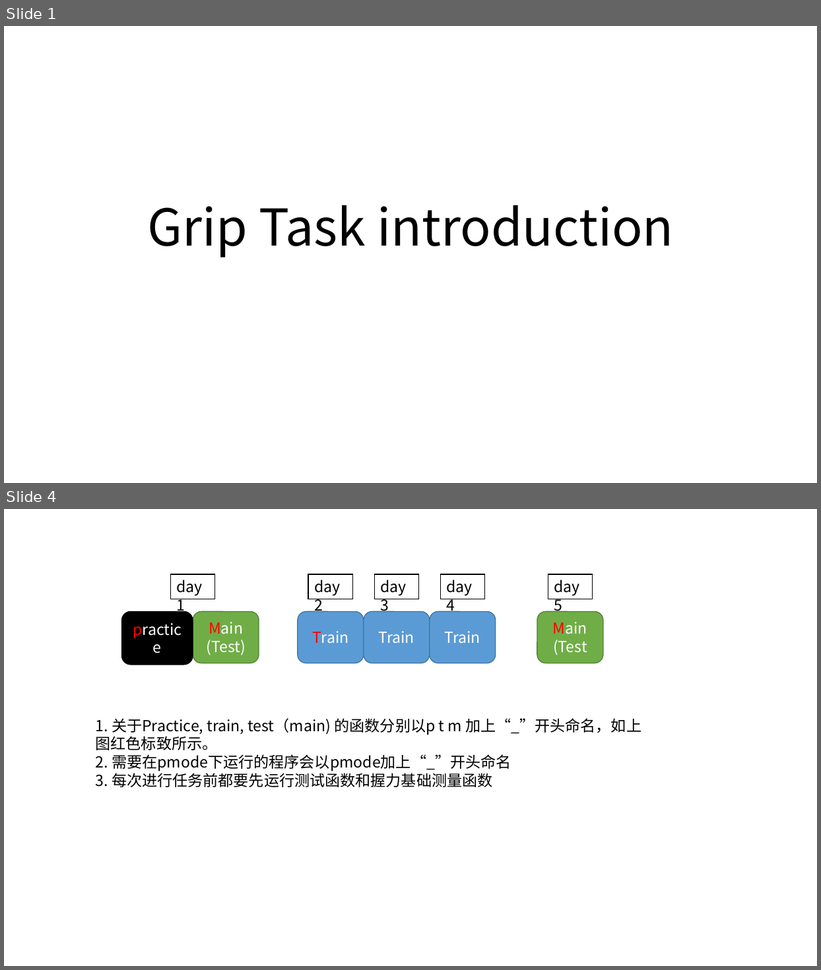
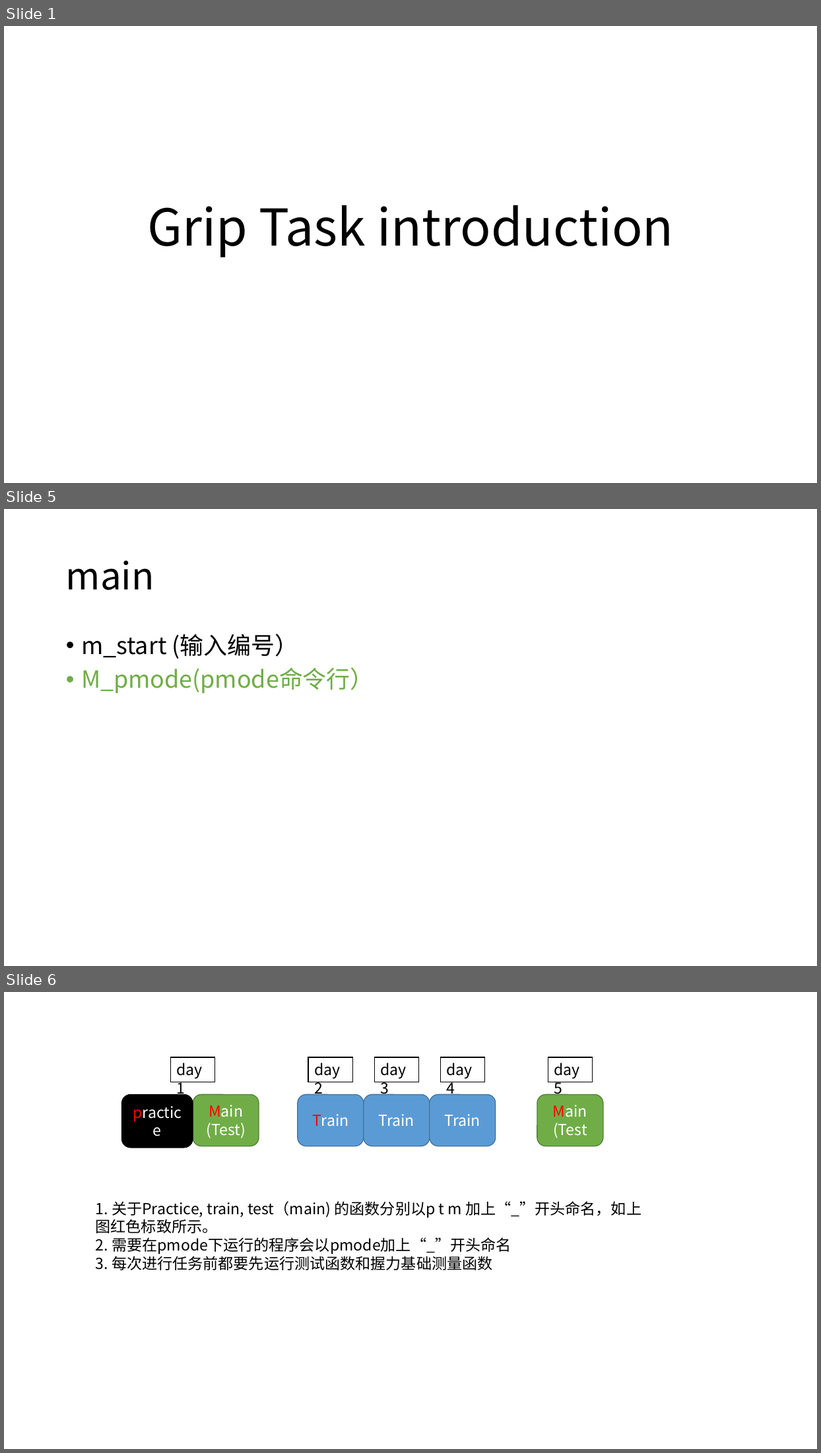
Before and after one commit to brainwatcher/grip4.0, a slide deck: preparation/grip Task introduction.pptx. Shown one above the other, each under a label of ours: slides 1 and 4 before the commit, slides 1, 5 and 6 after it; the slides between them are not shown. The pictures are 821x970 and 821x1453 pixels, drawn with LibreOffice and Linux fonts; fonts in the diff are those of the drawing. Boxes give left, top, right and bottom in pixels: in the first picture for what was removed or moved away, otherwise in the second. Text is boxed around its words. In the diff, an @@ line names an element or a change of style, - is before the commit and + after.

```diff
--- a/preparation/grip Task introduction.pptx
+++ b/preparation/grip Task introduction.pptx
@@ slide 5 added at [4,509,817,966], background #FFFFFF @@
@@ title added at [66,560,154,590], 44 pt, text #000000 @@
+main
@@ text added at [81,634,374,694], 28 pt, text #70AD47 @@
+• m_start (输入编号）
+• M_pmode(pmode命令行）
@@ what was slide 4 is now slide 6 @@
```
Also in this commit, not shown: 2 slides changed, 1 other slide added, 48 other files.
